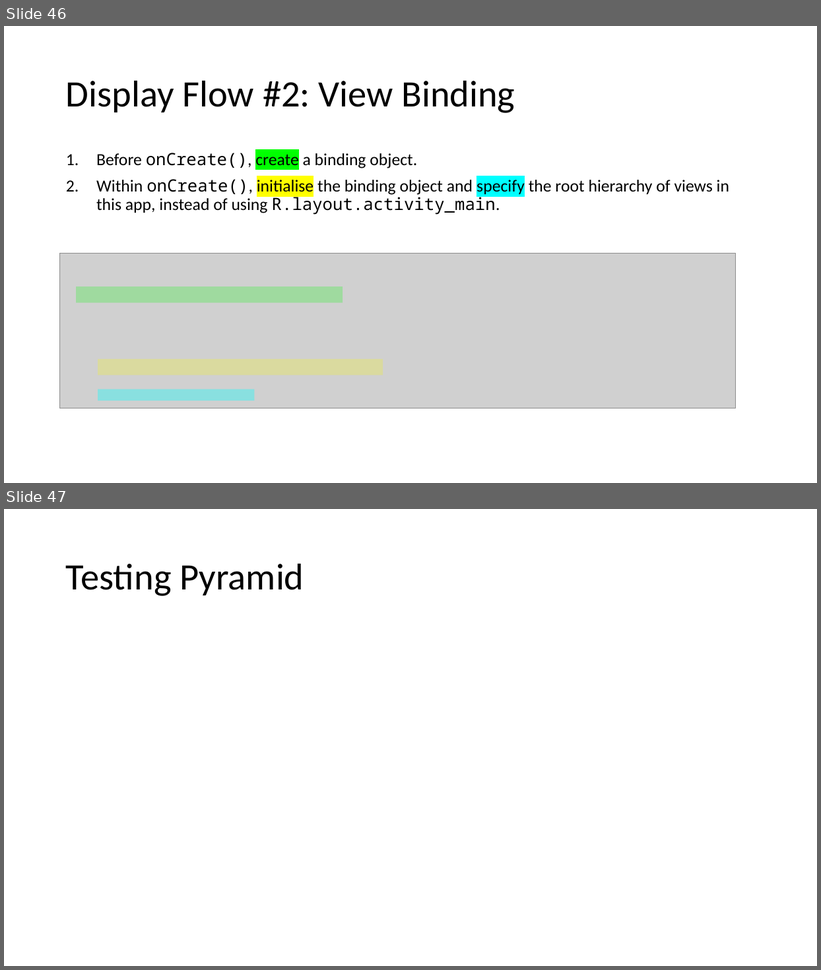
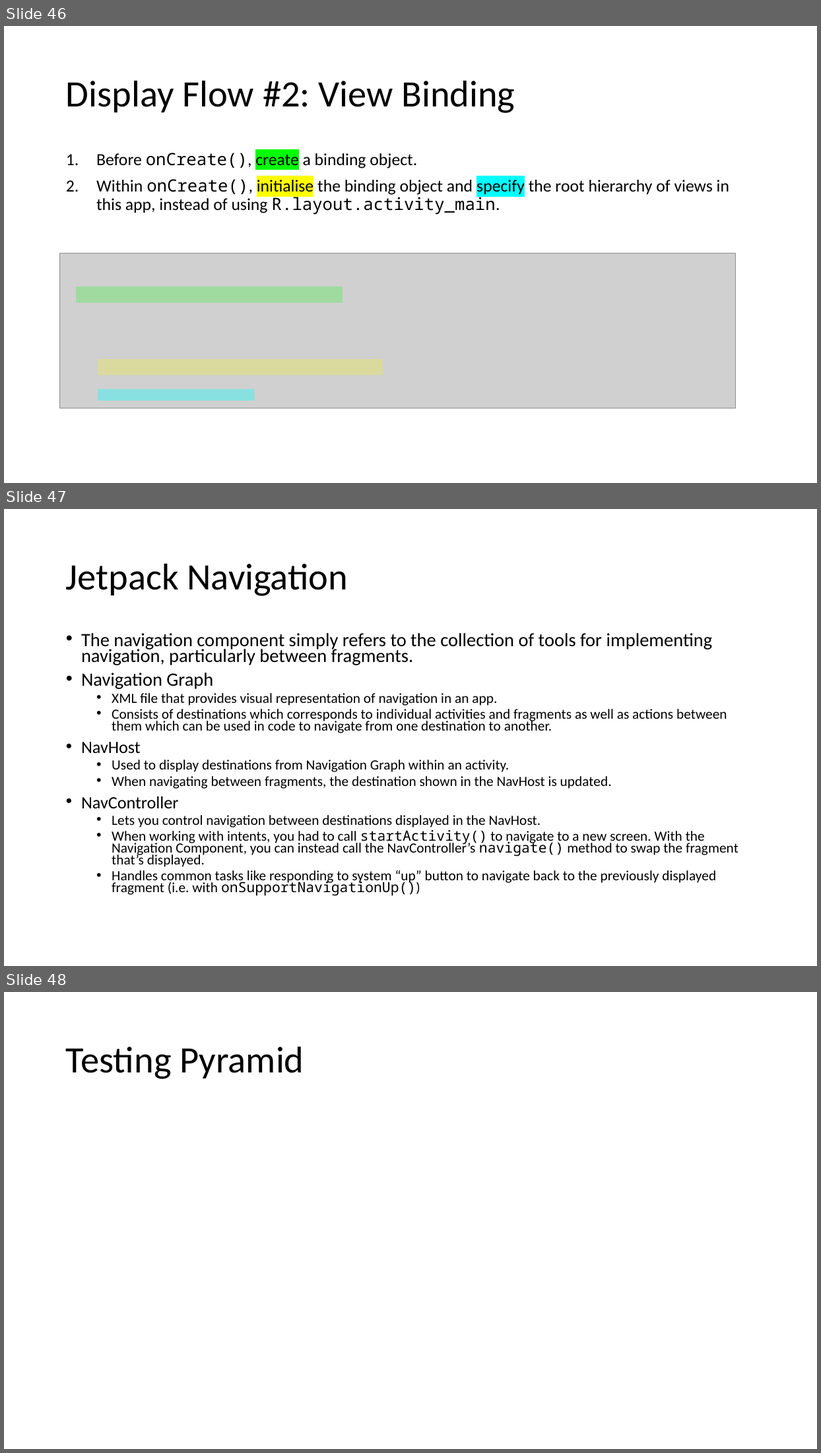
Before and after one commit to joellecorliss/Associate-Android-Developer, a slide deck: Android Basics in Kotlin.pptx. Shown one above the other, each under a label of ours: slides 46 and 47 before the commit, slides 46, 47 and 48 after it. The pictures are 821x970 and 821x1453 pixels, drawn with LibreOffice and Linux fonts; fonts in the diff are those of the drawing; grey boxes stand for pictures. Boxes give left, top, right and bottom in pixels: in the first picture for what was removed or moved away, otherwise in the second. Text is boxed around its words. In the diff, an @@ line names an element or a change of style, - is before the commit and + after.

```diff
--- a/Android Basics in Kotlin.pptx
+++ b/Android Basics in Kotlin.pptx
@@ slide 47 added at [4,509,817,966], background #FFFFFF @@
@@ title added at [66,563,348,596], 44 pt, text #000000 @@
+Jetpack Navigation
@@ text added at [81,633,739,896], 16.6 pt, text #000000 @@
+• The navigation component simply refers to the collection of tools for implementing navigation, particularly between fragments.
+• Navigation Graph
+  • XML file that provides visual representation of navigation in an app.
+  • Consists of destinations which corresponds to individual activities and fragments as well as actions between them which can be used in code to navigate from one destination to another.
+• NavHost
+  • Used to display destinations from Navigation Graph within an activity.
+  • When navigating between fragments, the destination shown in the NavHost is updated.
+• NavController
+  • Lets you control navigation between destinations displayed in the NavHost.
+  • When working with intents, you had to call startActivity() to navigate to a new screen. With the Navigation Component, you can instead call the NavController’s navigate() method to swap the fragment that’s displayed.
+  • Handles common tasks like responding to system “up” button to navigate back to the previously displayed fragment (i.e. with onSupportNavigationUp())
@@ what was slide 47 is now slide 48 @@
```
Also in this commit, not shown: 1 slide changed.
